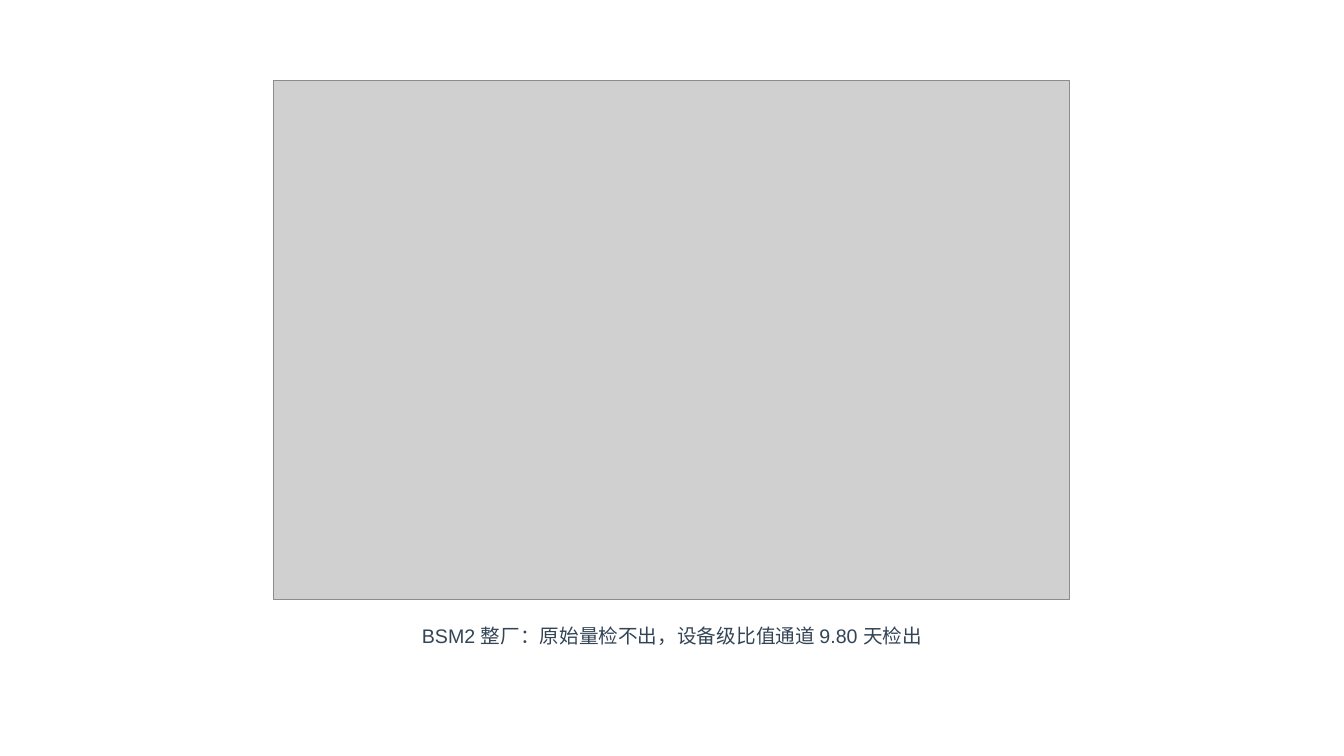
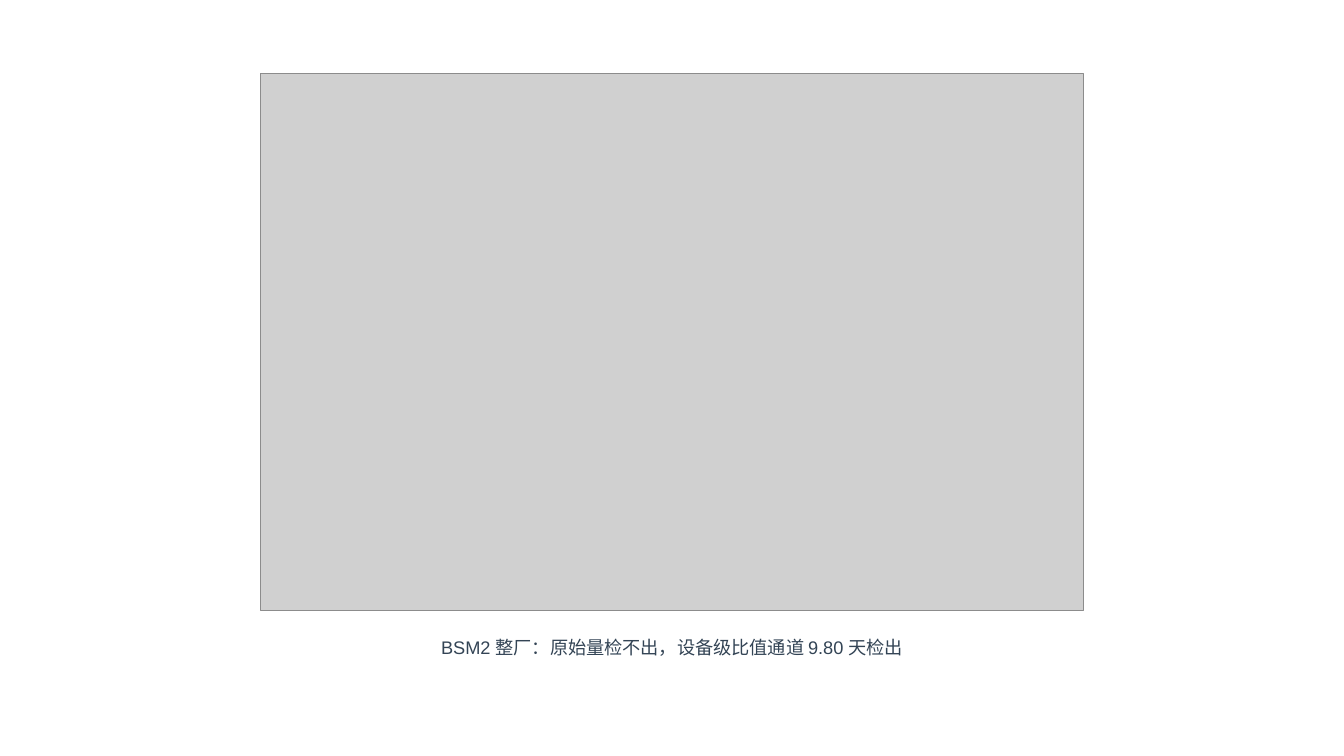
Before and after one commit to by739yang/BEWG_PdM, a slide deck: slide 10 of deliverables/ppt/澜脉_商业计划书.pptx (slide 13 before the commit). Drawn at 1344x756 pixels with LibreOffice and Linux fonts; fonts in the diff are those of the drawing; grey boxes stand for pictures. Boxes give left, top, right and bottom in pixels: in the first picture for what was removed or moved away, otherwise in the second. Text is boxed around its words. In the diff, an @@ line names an element or a change of style, - is before the commit and + after.

```diff
--- a/deliverables/ppt/澜脉_商业计划书.pptx
+++ b/deliverables/ppt/澜脉_商业计划书.pptx
@@ picture: place and size @@
-picture at [274,81,1071,600]
+picture at [261,74,1084,610]
@@ text "BSM2 整厂：原始量检不出，设备级比值通道 9.80 天检出": place and size @@
-text "BSM2 整厂：原始量检不出，设备级比值通道 9.80 天检出" at [422,626,922,645]
+text "BSM2 整厂：原始量检不出，设备级比值通道 9.80 天检出" at [441,638,902,656]
@@ text "BSM2 整厂：原始量检不出，设备级比值通道 9.80 天检出" at [441,638,902,656]: size 14 to 13 pt @@
```
Also in this commit, not shown: 28 other slides changed, 18 slides removed, 5 other files.
